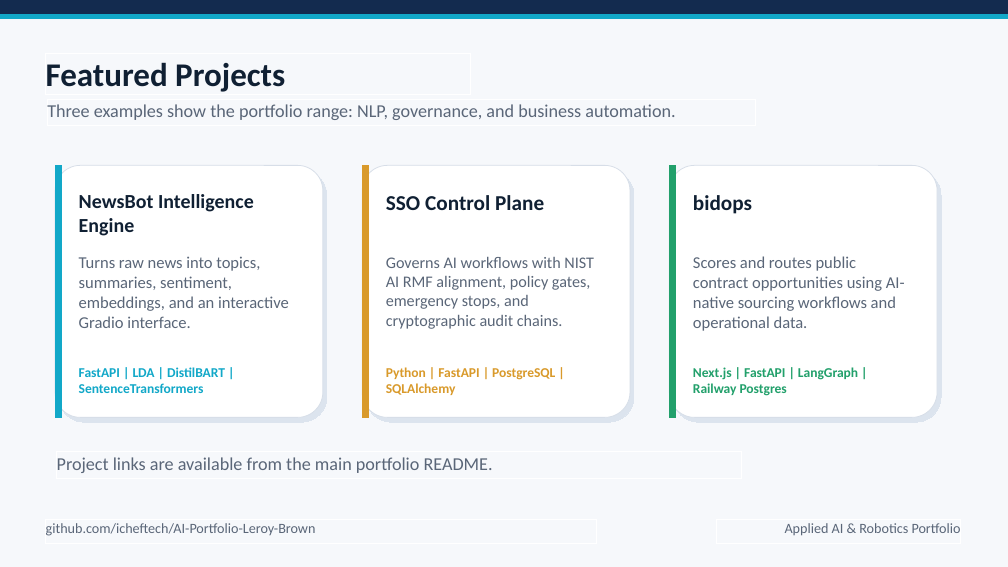
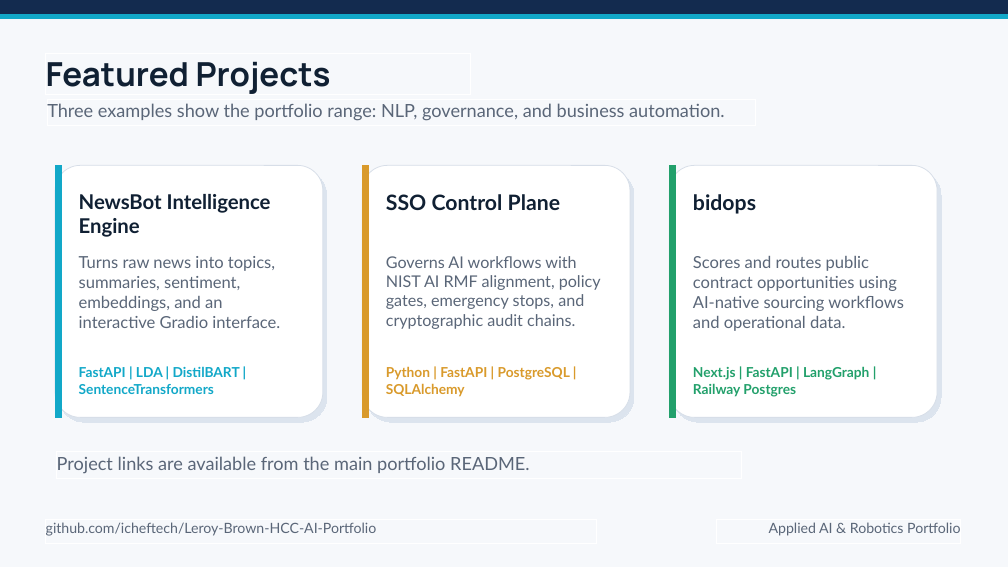
Before and after one commit to icheftech/Leroy-Brown-HCC-AI-Portfolio, a slide deck: slide 3 of Presentation/Pf_LeroyBrown_ITAI2373.pptx. Drawn at 1008x567 pixels with LibreOffice and Linux fonts; fonts in the diff are those of the drawing. Boxes give left, top, right and bottom in pixels: in the first picture for what was removed or moved away, otherwise in the second. Text is boxed around its words. In the diff, an @@ line names an element or a change of style, - is before the commit and + after.

Commit message:
Rename portfolio repository references

```diff
--- a/Presentation/Pf_LeroyBrown_ITAI2373.pptx
+++ b/Presentation/Pf_LeroyBrown_ITAI2373.pptx
@@ rectangle "Featured Projects" at box(45, 54, 470, 95): font Calibri to Manrope @@
@@ rectangle "NewsBot Intelligence Engine" at box(79, 189, 299, 238): size 19 to 19.4 pt, font Calibri to Lato @@
@@ size 12.9 to 13.1 pt, font Calibri to Lato in 3 elements at box(79, 364, 299, 397), box(386, 364, 606, 397), box(693, 364, 914, 397) @@
@@ text in rectangle at box(46, 522, 377, 536): text changed; font Calibri to Lato @@
-github.com/icheftech/AI-Portfolio-Leroy-Brown
+github.com/icheftech/Leroy-Brown-HCC-AI-Portfolio
@@ font Calibri to Lato in 8 elements at box(47, 99, 756, 126), box(79, 252, 299, 335), box(386, 189, 606, 238), box(386, 252, 606, 335), box(693, 189, 914, 238), box(693, 252, 914, 335), box(57, 452, 742, 479), box(717, 520, 961, 544) @@
```
Also in this commit, not shown: 4 other slides changed, 3 other files.
